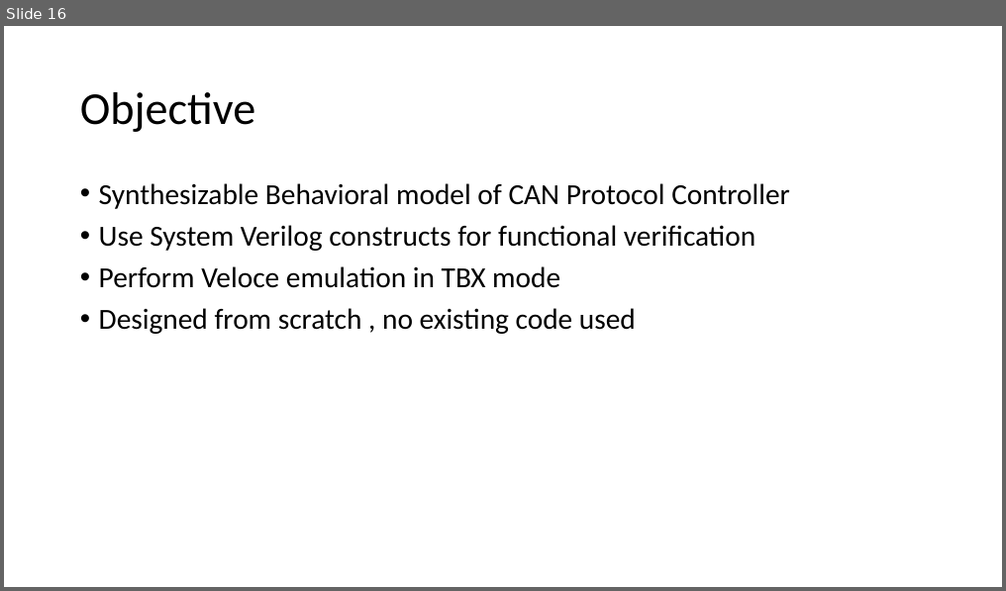
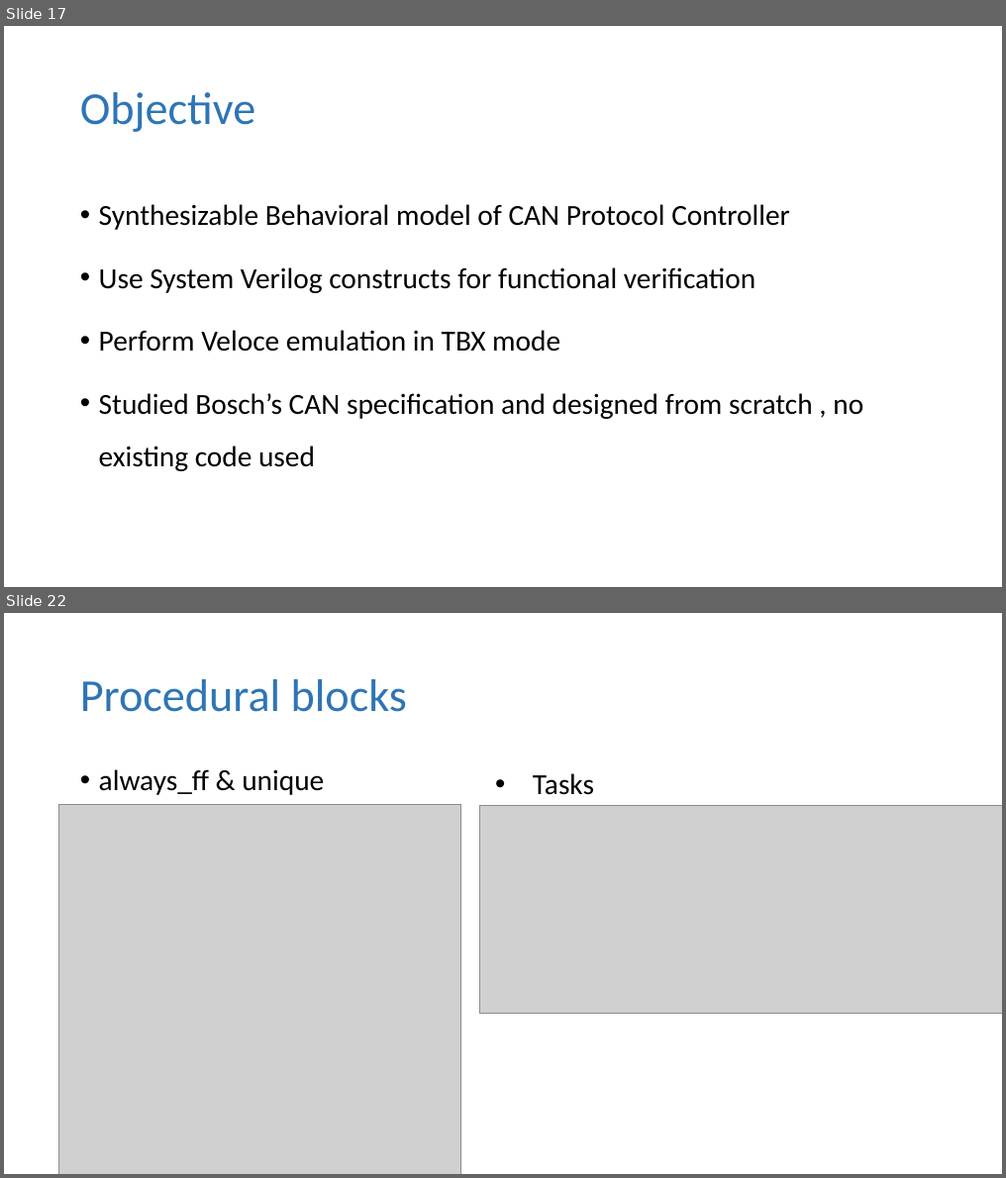
Before and after one commit to mafzzz/can-controller, a slide deck: Docs/Final Project Presenatation.pptx. Shown one above the other, each under a label of ours: slide 16 before the commit, slides 17 and 22 after it; the slides between them are not shown. The pictures are 1006x591 and 1006x1178 pixels, drawn with LibreOffice and Linux fonts; fonts in the diff are those of the drawing; grey boxes stand for pictures. Boxes give left, top, right and bottom in pixels: in the first picture for what was removed or moved away, otherwise in the second. Text is boxed around its words. In the diff, an @@ line names an element or a change of style, - is before the commit and + after.

```diff
--- a/Docs/Final Project Presenatation.pptx
+++ b/Docs/Final Project Presenatation.pptx
@@ slide 22 added at (x1=4, y1=613, x2=1002, y2=1174), background #FFFFFF @@
@@ title added at (x1=80, y1=679, x2=407, y2=712), 44 pt, text #2E75B6 @@
+Procedural blocks
@@ text added at (x1=99, y1=769, x2=324, y2=795), 28 pt, text #000000 @@
+• always_ff & unique
@@ text added at (x1=533, y1=773, x2=594, y2=795), 28 pt, text #000000 @@
+• Tasks
@@ picture added at (x1=59, y1=805, x2=461, y2=1174) @@
@@ picture added at (x1=480, y1=805, x2=1002, y2=1013) @@
@@ what was slide 16 is now slide 17 @@
@@ slide 17 changed as well @@
@@ title "Objective" at (x1=80, y1=92, x2=255, y2=132): text colour #000000 to #2E75B6 @@
@@ text at (x1=99, y1=204, x2=790, y2=352): line spacing 0.9 to 1.5 @@
@@ text at (x1=99, y1=393, x2=863, y2=472): text changed @@
-• Designed from scratch , no existing code used
+• Studied Bosch’s CAN specification and designed from scratch , no existing code used
```
Also in this commit, not shown: 11 other slides changed, 23 other slides added, 1 slide removed.
